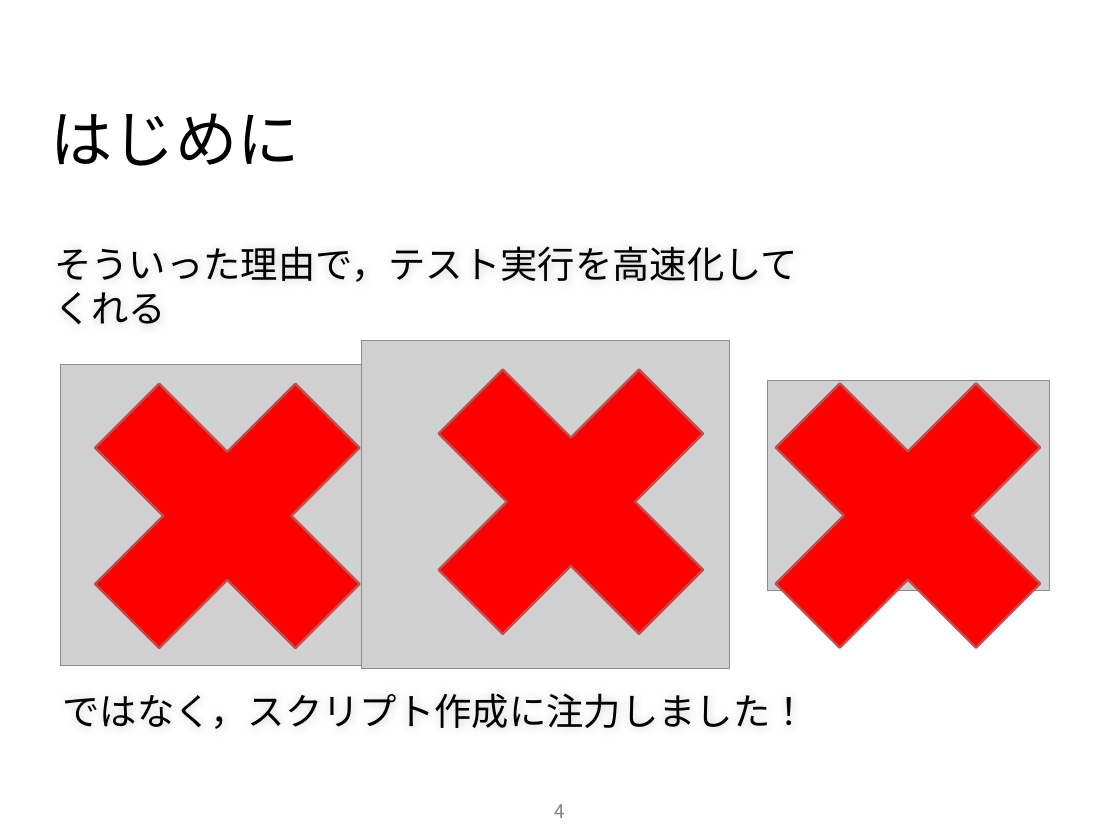
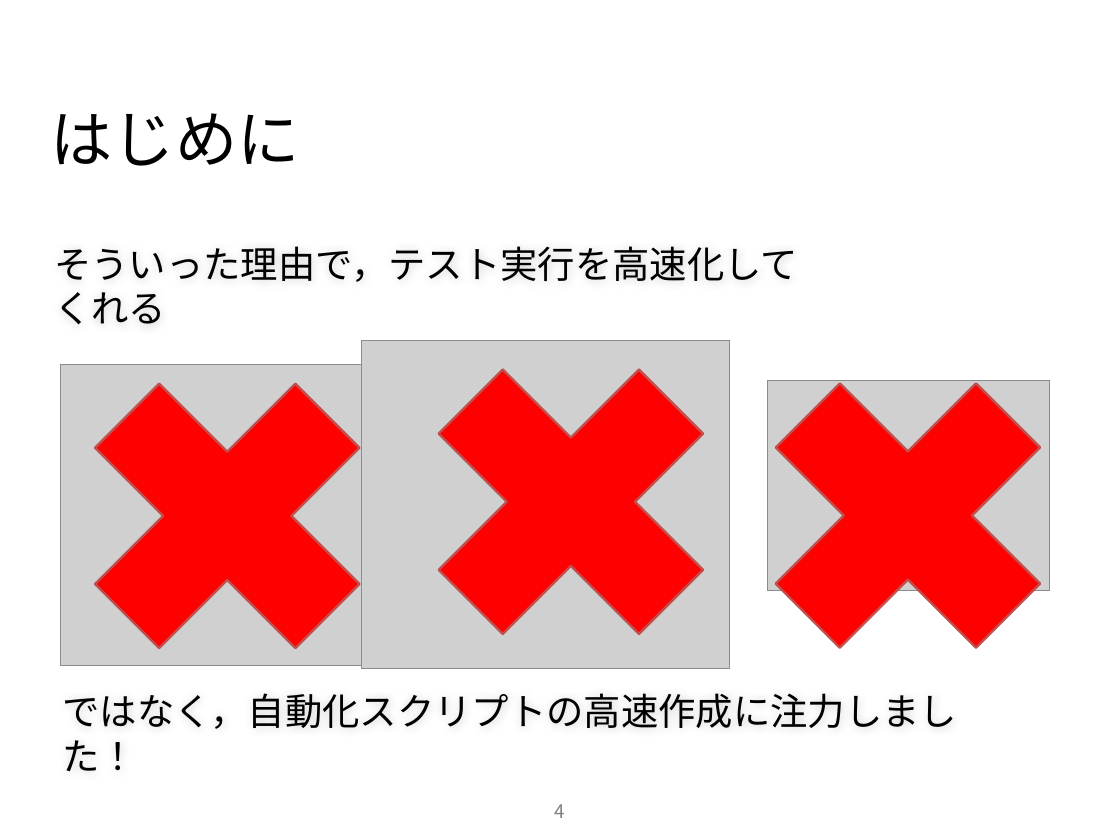
Before and after one commit to ryo813/STARHotel, a slide deck: slide 5 of 20151221_吉崎.pptx. Drawn at 1120x840 pixels with LibreOffice and Linux fonts; fonts in the diff are those of the drawing; grey boxes stand for pictures; background and template pictures are left out. Boxes give left, top, right and bottom in pixels: in the first picture for what was removed or moved away, otherwise in the second. Text is boxed around its words. In the diff, an @@ line names an element or a change of style, - is before the commit and + after.

```diff
--- a/20151221_吉崎.pptx
+++ b/20151221_吉崎.pptx
@@ text at box(62, 693, 957, 729): text changed @@
-ではなく，スクリプト作成に注力しました！
+ではなく，自動化スクリプトの高速作成に注力しました！
```
Also in this commit, not shown: 7 other slides changed.
